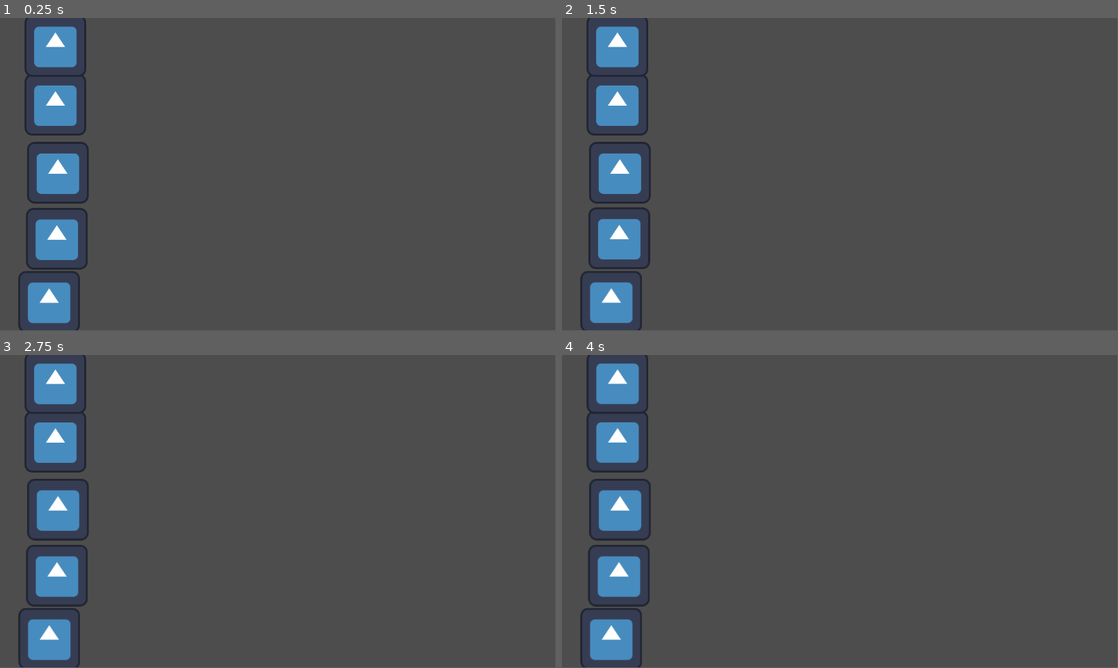
Above: before the commit, frames 1-4 (two rows, left to right).
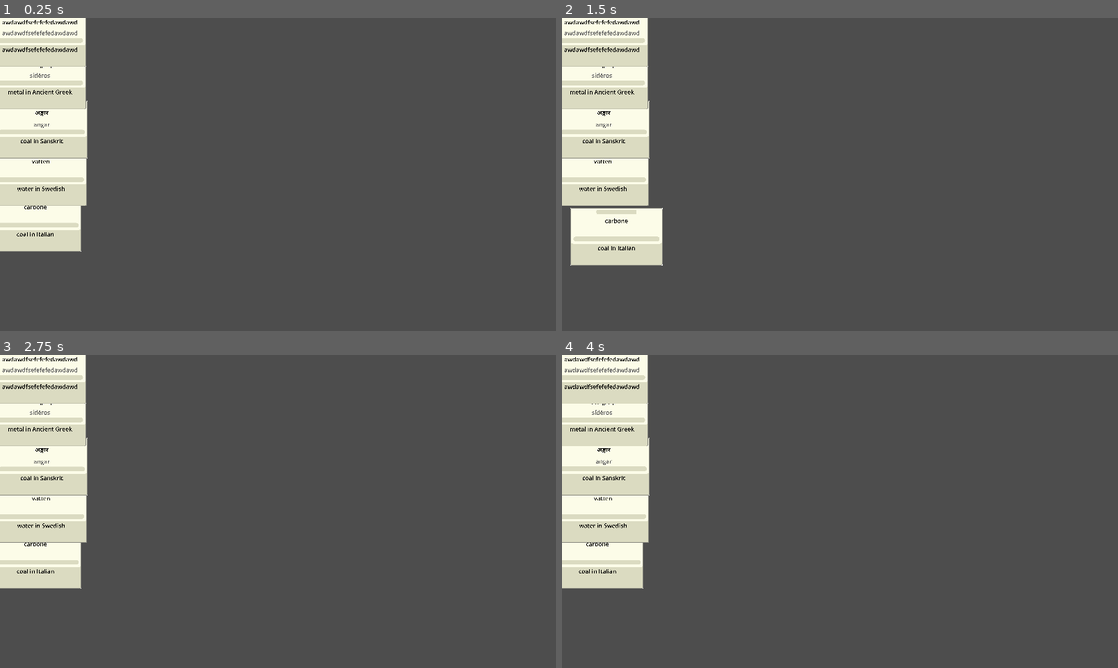
Above: after the commit, the same moments.

Repository: Team-Blackbird/Team-BlackBird
Game: Godot game, scene res://scenes/main.tscn
The game is run twice, just before and just after one commit, with the same random seed, the same clock (stepped at 60 frames per second) and the same inputs. The engine's default icon, where the game draws it, is replaced by a stand-in: a white triangle on a blue panel in a dark square.
Inputs (mouse positions are in pixels of both pictures, inside the frame that each line leads up to):
- Up to frame 1 (0.25 s): no input
- Up to frame 2 (1.5 s): tap Enter at 0.5 s; move the mouse to (612, 302) at 0.52 s; click (612, 302) at 0.67 s; tap Space at 1.25 s; move the mouse to (617, 237) at 1.27 s; click (617, 237) at 1.42 s
- Up to frame 3 (2.75 s): tap Enter at 2 s; move the mouse to (55, 508) at 2.02 s; click (55, 508) at 2.17 s
- Up to frame 4 (4 s): tap Space at 2.75 s; move the mouse to (617, 442) at 2.77 s; click (617, 442) at 2.92 s; tap Enter at 3.5 s; move the mouse to (617, 383) at 3.52 s; click (617, 383) at 3.67 s
In our replay, the window is 799x449 before the commit and 800x450 after it. These sizes can differ from the game's own. Grey fills any space a smaller window leaves; there, only what the larger window draws over its background counts as a difference.

The runs differ from the first frame. In frame 1, 13% of the frame differs, in the area x 0-16%, y 0-100%; in frame 2, 14%, in the area x 0-19%, y 0-100%; in frame 3, 13%; in frame 4, 13%.
Error after the commit: Invalid access to property or key 'word' on a base object of type 'Nil'. (res://scripts/cards.gd:20)

Commit message:
Add simple card data display

Diff:
--- a/project.godot
+++ b/project.godot
@@ -21,6 +21,12 @@
 AlphabetAudioManager="*res://scenes/alphabet_audio_manager.tscn"
 MusicManager="*res://scenes/music_manager.tscn"
 
+[display]
+
+window/size/viewport_width=1600
+window/size/viewport_height=900
+window/stretch/mode="canvas_items"
+
 [rendering]
 
 renderer/rendering_method="gl_compatibility"
--- a/scenes/cards.tscn
+++ b/scenes/cards.tscn
@@ -1,20 +1,70 @@
 [gd_scene load_steps=4 format=3 uid="uid://botd6krpot750"]
 
-[ext_resource type="Texture2D" uid="uid://bos6mb8lajjl5" path="res://icon.svg" id="1_rfwws"]
+[ext_resource type="Texture2D" uid="uid://c24crmxxpuqx5" path="res://images/Face_Up_Card.png" id="1_3ifsu"]
 [ext_resource type="Script" path="res://scripts/cards.gd" id="2_xcpht"]
 
 [sub_resource type="RectangleShape2D" id="RectangleShape2D_k3olv"]
-size = Vector2(133, 132)
+size = Vector2(373, 232)
 
-[node name="cards" type="Sprite2D"]
-texture = ExtResource("1_rfwws")
+[node name="cards" type="Node2D"]
 script = ExtResource("2_xcpht")
 
+[node name="Sprite2D" type="Sprite2D" parent="."]
+scale = Vector2(0.07, 0.07)
+texture = ExtResource("1_3ifsu")
+
+[node name="Word" type="RichTextLabel" parent="Sprite2D"]
+offset_left = -1860.0
+offset_top = -820.0
+offset_right = 1860.0
+offset_bottom = -320.0
+mouse_filter = 2
+theme_override_colors/default_color = Color(0, 0, 0, 1)
+theme_override_font_sizes/normal_font_size = 240
+bbcode_enabled = true
+text = "[center]awdawdfsefefefedawdawd"
+scroll_active = false
+shortcut_keys_enabled = false
+deselect_on_focus_loss_enabled = false
+drag_and_drop_selection_enabled = false
+
+[node name="Romanization" type="RichTextLabel" parent="Sprite2D"]
+offset_left = -1860.0
+offset_top = -380.0
+offset_right = 1860.0
+offset_bottom = 120.0
+mouse_filter = 2
+theme_override_colors/default_color = Color(0.366595, 0.366595, 0.366595, 1)
+theme_override_font_sizes/normal_font_size = 240
+bbcode_enabled = true
+text = "[center]awdawdfsefefefedawdawd"
+scroll_active = false
+shortcut_keys_enabled = false
+deselect_on_focus_loss_enabled = false
+drag_and_drop_selection_enabled = false
+
+[node name="Translation" type="RichTextLabel" parent="Sprite2D"]
+offset_left = -1860.0
+offset_top = 300.0
+offset_right = 1860.0
+offset_bottom = 800.0
+mouse_filter = 2
+theme_override_colors/default_color = Color(0, 0, 0, 1)
+theme_override_font_sizes/normal_font_size = 240
+bbcode_enabled = true
+text = "[center]awdawdfsefefefedawdawd"
+scroll_active = false
+shortcut_keys_enabled = false
+deselect_on_focus_loss_enabled = false
+drag_and_drop_selection_enabled = false
+
 [node name="Area2D" type="Area2D" parent="."]
+scale = Vector2(0.7, 0.7)
 collision_layer = 2
 
 [node name="CollisionShape2D" type="CollisionShape2D" parent="Area2D"]
-position = Vector2(0.5, -1)
+position = Vector2(0.499989, 0)
+scale = Vector2(0.999999, 0.999999)
 shape = SubResource("RectangleShape2D_k3olv")
 
 [connection signal="input_event" from="Area2D" to="." method="_on_area_2d_input_event"]
--- a/scripts/card_library.gd
+++ b/scripts/card_library.gd
@@ -146,6 +146,9 @@
 	func _to_string() -> String:
 		return "(" + str(language) + "," + str(concept) + "): " + word + " (" + romanization + ")" + " [" + anglishization + "], meaning " + CardLibrary.get_concept_value(concept) + " in " + CardLibrary.get_language_value(language) + "."
 
+	func translation() -> String:
+		return CardLibrary.get_concept_value(concept) + " in " + CardLibrary.get_language_value(language)
+
 	func compare(card_info : CardInfo) -> PointPair:
 		if card_info == null:
 			return PointPair.new(0, 0)
--- a/scripts/cards.gd
+++ b/scripts/cards.gd
@@ -1,4 +1,4 @@
-extends Sprite2D
+extends Node2D
 
 var card_info : CardLibrary.CardInfo
 
@@ -8,11 +8,18 @@
 @onready var tolerence = 0.5
 @onready var default_z_index = 1
 
+@onready var word_box = $Sprite2D/Word
+@onready var rom_box = $Sprite2D/Romanization
+@onready var trans_box = $Sprite2D/Translation
+
 var in_area = null
 
 func _ready():
 	z_index = default_z_index
 	card_info = CardLibrary.get_random_card()
+	word_box.text = "[center]" + card_info.word
+	rom_box.text = "[center]" + card_info.romanization
+	trans_box.text = "[center]" + card_info.translation()
 
 # set card to mouse pos
 func _physics_process(delta):
